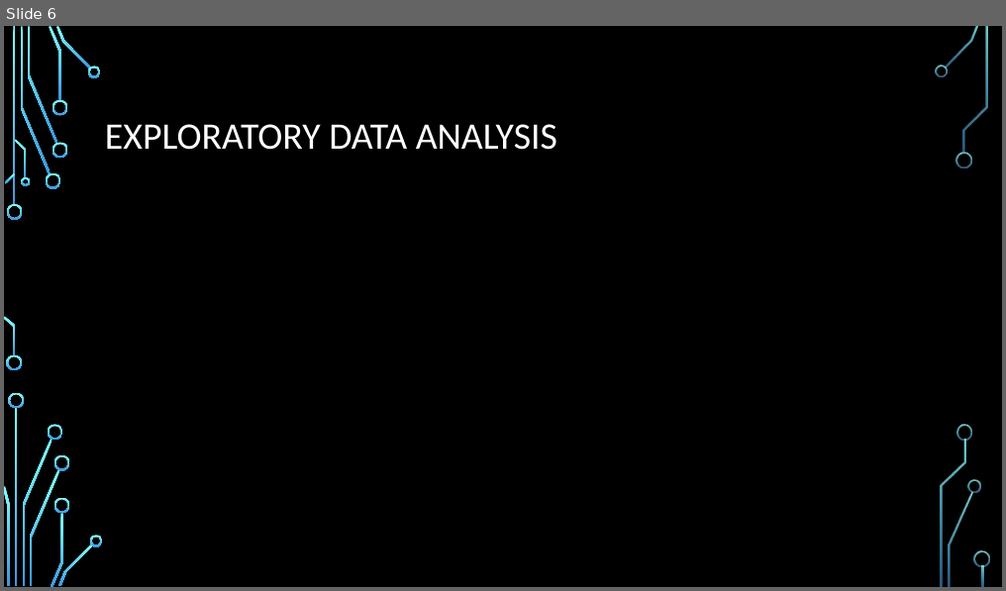
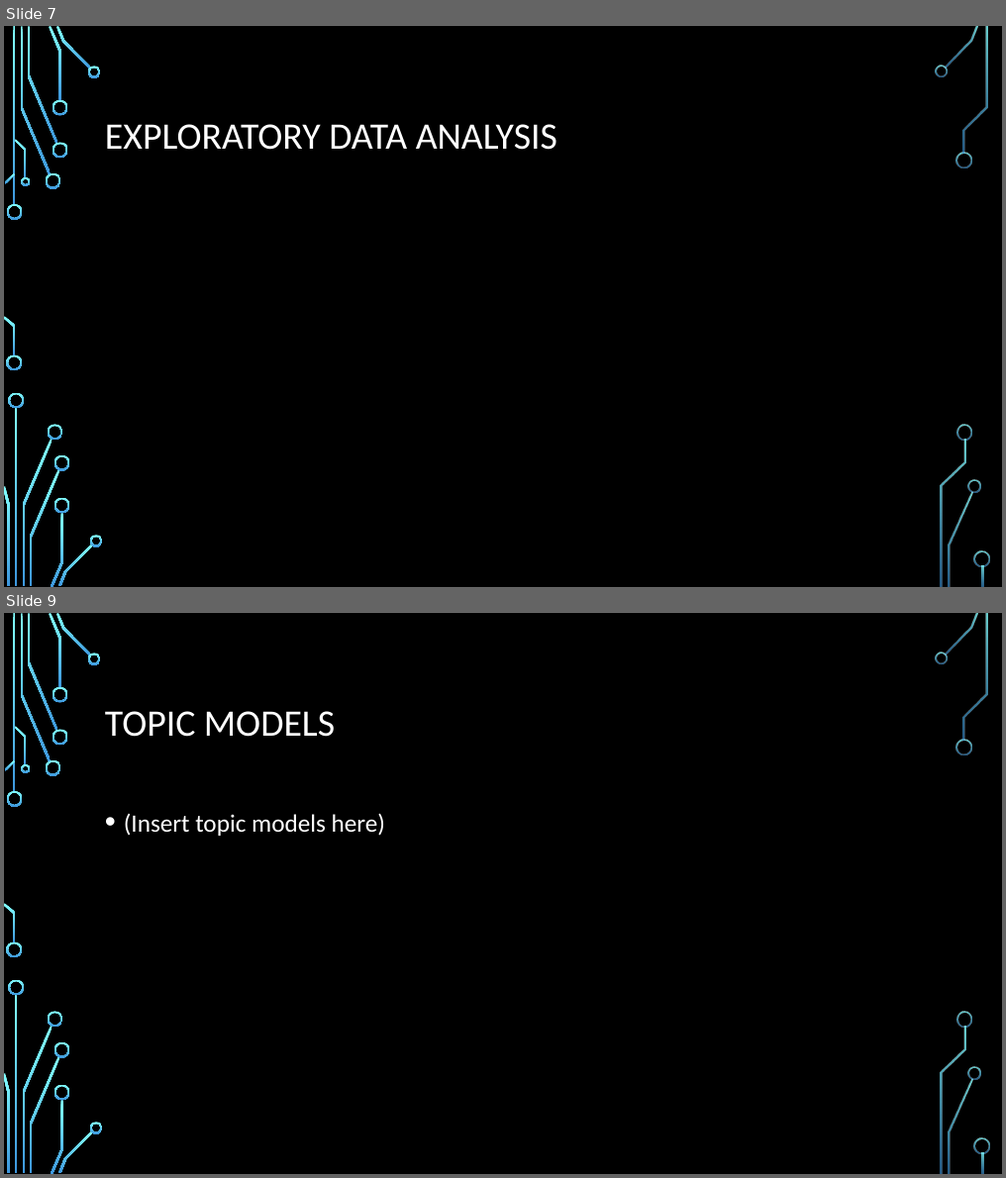
Before and after one commit to ngandhi01/TextMining, a slide deck: media/research_updates_2020-12-02.pptx. Shown one above the other, each under a label of ours: slide 6 before the commit, slides 7 and 9 after it; the slides between them are not shown. The pictures are 1006x591 and 1006x1178 pixels, drawn with LibreOffice and Linux fonts; fonts in the diff are those of the drawing; background and template pictures are left out. Boxes give left, top, right and bottom in pixels: in the first picture for what was removed or moved away, otherwise in the second. Text is boxed around its words. In the diff, an @@ line names an element or a change of style, - is before the commit and + after.

```diff
--- a/media/research_updates_2020-12-02.pptx
+++ b/media/research_updates_2020-12-02.pptx
@@ slide 9 added at (4, 613, 1002, 1174), background picture (left out); not listed: 36 template elements that a slide beside it also shows @@
@@ title added at (105, 711, 335, 737), 36 pt, text #FFFFFF @@
+TOPIC MODELS
@@ text added at (124, 813, 385, 836), 24 pt, text #FFFFFF @@
+• (Insert topic models here)
@@ what was slide 6 is now slide 7 @@
```
Also in this commit, not shown: 4 slides changed, 3 other slides added, 1 slide removed, 2 other files.
